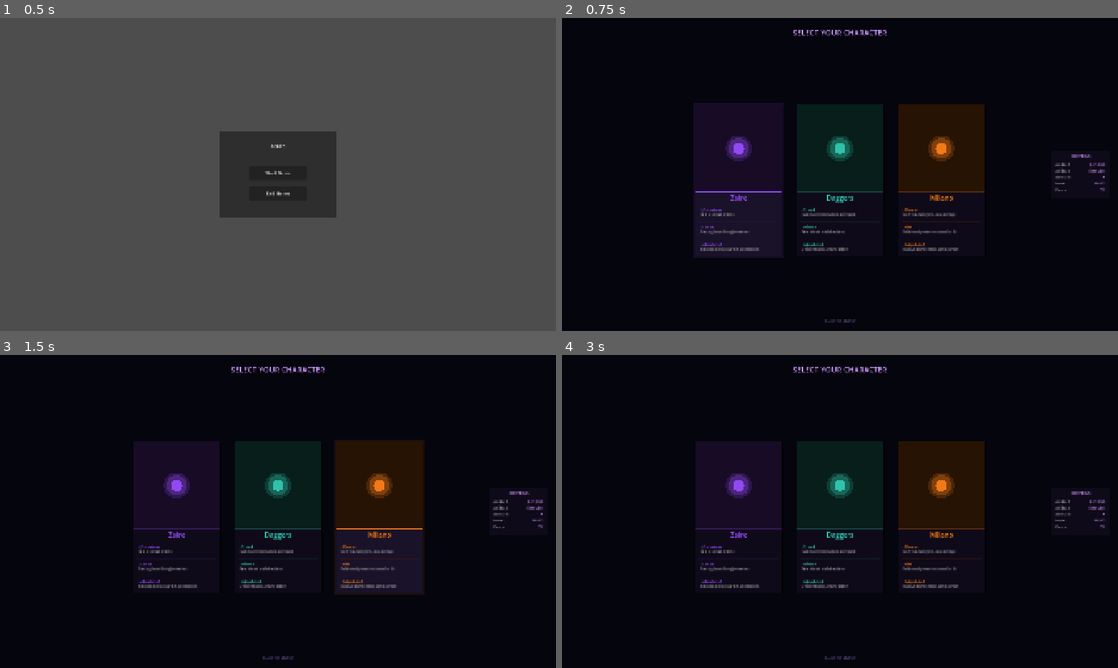
Above: before the commit, frames 1-4 (two rows, left to right).
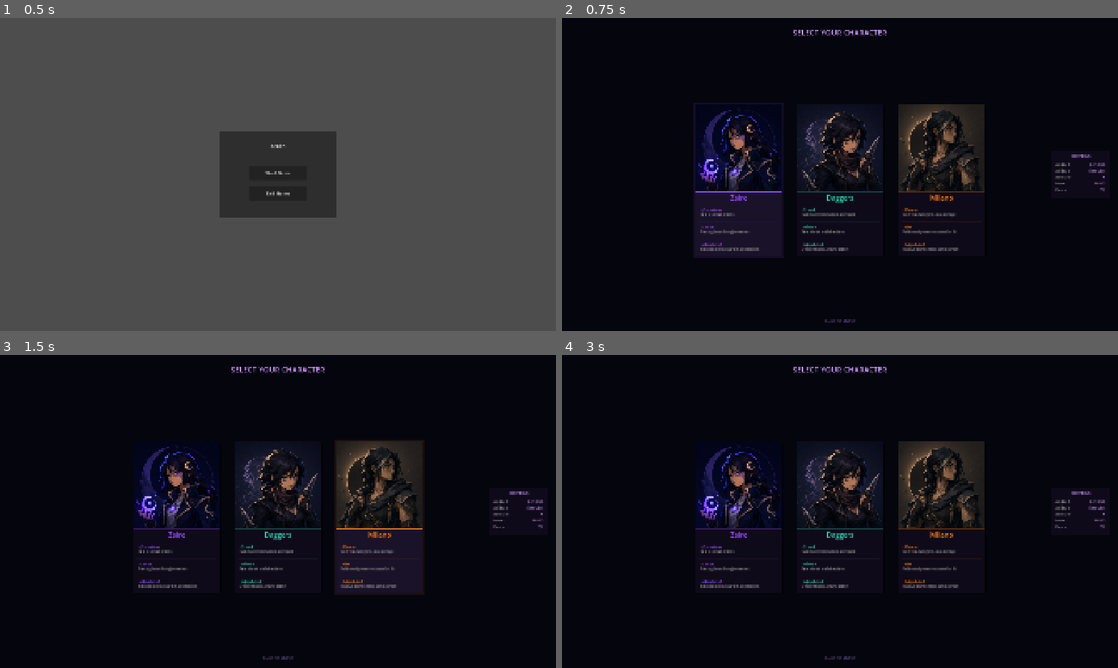
Above: after the commit, the same moments.

Repository: Himanshu-Jorwal/Disorder
Game: Godot game, scene res://Scenes/Menu/bootstrap.tscn
The game is run twice, just before and just after one commit, with the same random seed, the same clock (stepped at 60 frames per second) and the same inputs.
Inputs (mouse positions are in pixels of both pictures, inside the frame that each line leads up to):
- Up to frame 1 (0.5 s): no input
- Up to frame 2 (0.75 s): click "Start Game" at 0.5 s
- Up to frame 3 (1.5 s): tap Enter at 1.25 s; move the mouse to (400, 495) at 1.27 s; hold D from 1.28 s (still down); hold X from 1.28 s (still down); click (400, 495) at 1.42 s
- Up to frame 4 (3 s): tap Space at 2 s; move the mouse to (728, 527) at 2.02 s; release D at 2.03 s; release X at 2.03 s; hold S 2.03-2.78 s; tap X at 2.1 s; tap Enter at 2.75 s; move the mouse to (895, 442) at 2.77 s; hold D from 2.78 s (still down); hold X from 2.78 s (still down)

Frame 1 is identical in both runs. In frame 2, 5.6% of the frame differs, in the area x 24-76%, y 27-56%; in frame 3, 5.6%; in frame 4, 5.6%.
Error in both runs: Invalid assignment of property or key 'selected_character' with value of type 'int' on a base object of type 'Nil'. (res://Scripts/Menu/character_select.gd:47)

Commit message:
Add character card art for Zaire, Daggers and Milano

Diff:
--- a/Zenith-0.0.0/Scripts/Menu/select_draw.gd
+++ b/Zenith-0.0.0/Scripts/Menu/select_draw.gd
@@ -9,6 +9,12 @@
 var card_height = 520.0
 var card_spacing = 50.0
 var time = 0.0
+
+var character_textures = [
+	preload("res://Assets/Characters/zaire.png"),
+	preload("res://Assets/Characters/daggers.png"),
+	preload("res://Assets/Characters/milano.png")
+]
 
 func setup(chars, sel):
 	characters = chars
@@ -70,13 +76,10 @@
 		if is_hovered:
 			draw_rect(Rect2(pos.x - 3, pos.y - 3, card_width + 6, card_height + 6), Color(col.r, col.g, col.b, 0.08 + pulse * 0.05), false, 6.0)
 
-		# Art placeholder
+		# Character art
 		var art_height = 300.0
-		draw_rect(Rect2(pos.x, pos.y, card_width, art_height), Color(col.r * 0.15, col.g * 0.15, col.b * 0.15, 1.0))
-		var sil_center = Vector2(pos.x + card_width / 2, pos.y + art_height / 2)
-		draw_circle(sil_center, 45, Color(col.r * 0.3, col.g * 0.3, col.b * 0.3, 1.0))
-		draw_circle(sil_center, 35, Color(col.r * 0.5, col.g * 0.5, col.b * 0.5, 1.0))
-		draw_circle(sil_center, 20, Color(col.r, col.g, col.b, 0.9))
+		var texture = character_textures[i]
+		draw_texture_rect(texture, Rect2(pos.x, pos.y, card_width, art_height), false)
 		draw_line(Vector2(pos.x, pos.y + art_height), Vector2(pos.x + card_width, pos.y + art_height), border_col, 1.5)
 
 		# Character name
Binary file added: Zenith-0.0.0/Assets/Characters/daggers.png
Not shown, added: Zenith-0.0.0/Assets/Characters/daggers.png.import
Binary file added: Zenith-0.0.0/Assets/Characters/milano.png
Not shown, added: Zenith-0.0.0/Assets/Characters/milano.png.import
Binary file added: Zenith-0.0.0/Assets/Characters/zaire.png
Not shown, added: Zenith-0.0.0/Assets/Characters/zaire.png.import
